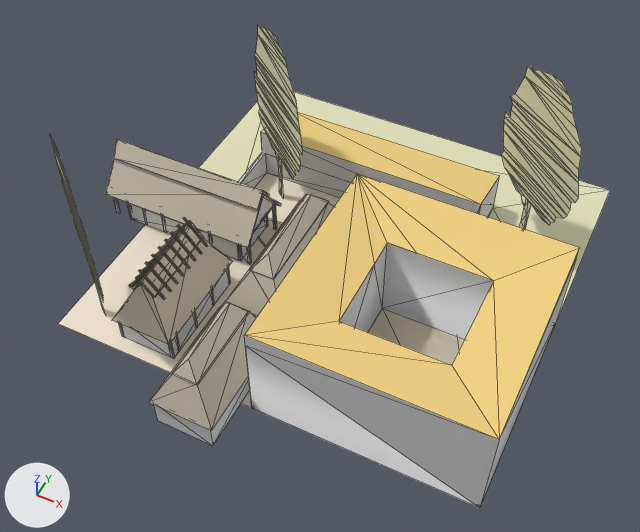
The OBJ model assets/stl_export/ww21.obj: old version first, new version second.
Camera for both pictures: a 50 mm lens placed at (17.4, -40.2, 47.3), pointed at (-0.1, -5.3, 3.6). Lighting does not change. The marker at lower left points along +X, +Y and +Z. The first picture is the older version. Mesh edges are drawn as thin lines. Where no turn or scale is listed for an object, it has been applied to the vertices. Vertices at exactly the same position are counted once.

Names of what the first picture shows: 'ww21'.
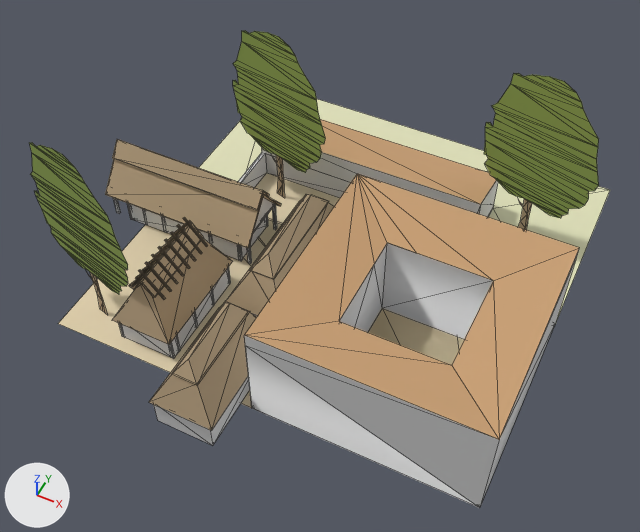
Pixel boxes [x1, y1, x2, y2] of what changed, in the pictures (640 x 532 px; the box of a moved part takes in the faces that stretch with it):
'ww21', recoloured, reshaped
    before: [50, 24, 610, 508]
    after: [29, 31, 610, 508]
part 1 of me_ww21, moved or reshaped
    before: [50, 24, 582, 300]
    after: [29, 31, 599, 294]
part 2 of me_ww21, recoloured
    both: [98, 179, 529, 311]
part 3 of me_ww21, recoloured
    before: [62, 69, 579, 298]
    after: [35, 77, 599, 294]

What changed in the scene script:
```text
Change mat_straw:
    mat_straw.base_color: (0.569, 0.514, 0.42) -> (0.447, 0.333, 0.204)  # light grey #c7bead -> beige #b29c7d
Change mat_cortyard:
    mat_cortyard.base_color: (0.878, 0.792, 0.651) -> (0.757, 0.639, 0.427)  # pale yellow #f1e6d3 -> beige #e2d1af
Change mat_material:
    mat_material.base_color: (0.878, 0.639, 0.224) -> (0.577, 0.349, 0.176)  # yellow #f1d182 -> brown #c89f74
Add mat_tree:
    mat_tree = principled_material('tree')
    mat_tree.base_color = (0.294, 0.4, 0.0902)  # green #94aa55
    mat_tree.roughness = 1.0
Change me_ww21:
    where me_ww21.from_pydata(...)  # 698 vertices, 992 faces; spans x -17.8..15.0, y -18.5..15.0, z -0.3..14.4
    used by ob_ww21; location = (0.0, 0.0, 0.0)
    me_ww21 part 1
    74 vertices are removed from x -16.0..13.3, y -15.2..9.4, z 2.4..14.4
    108 faces are deleted
    10 vertices in x -16.2..7.2, y -10.2..9.4, z 5.9..8.7 move by (-0.8, -1.6, 0.0)
    9 vertices in x -9.7..13.7, y -15.5..4.1, z 6.4..9.4 move by (0.8, 1.6, 0.0)
    7 vertices in x -12.6..10.6, y -13.0..6.6, z 0.0..3.9 move by (0.0, 0.1, 0.0)
    5 vertices in x -7.2..10.6, y 2.5..6.5, z -0.3..3.9 move by (0.1, 0.1, 0.0)
    5 vertices in x -15.8..7.4, y -10.4..9.1, z 5.2..9.3 move by (-0.7, -1.5, 0.0)
    5 vertices in x -4.4..13.4, y 0.2..4.2, z 5.8..9.4 move by (0.8, 1.5, 0.0)
    70 vertices move from x -16.1..13.8, y -15.6..9.5, z -0.3..9.3 to x -17.0..14.6, y -13.9..7.8, z -0.3..9.3
    74 vertices are added at x -16.8..14.0, y -13.8..7.8, z 2.4..14.4
    33 new faces join them, mat_straw (beige #b29c7d)
    75 new faces join them, mat_tree (green #94aa55)
    me_ww21 part 2: 27 faces spanning x -13.2..10.7, y -12.9..6.8, z -0.3..3.9 switch from mat_w (beige #e2e2bc) to mat_straw (beige #b29c7d)
    me_ww21 part 3: 75 faces spanning x -17.0..14.6, y -13.9..7.8, z 3.4..9.4 switch from mat_w (beige #e2e2bc) to mat_tree (green #94aa55)
```
